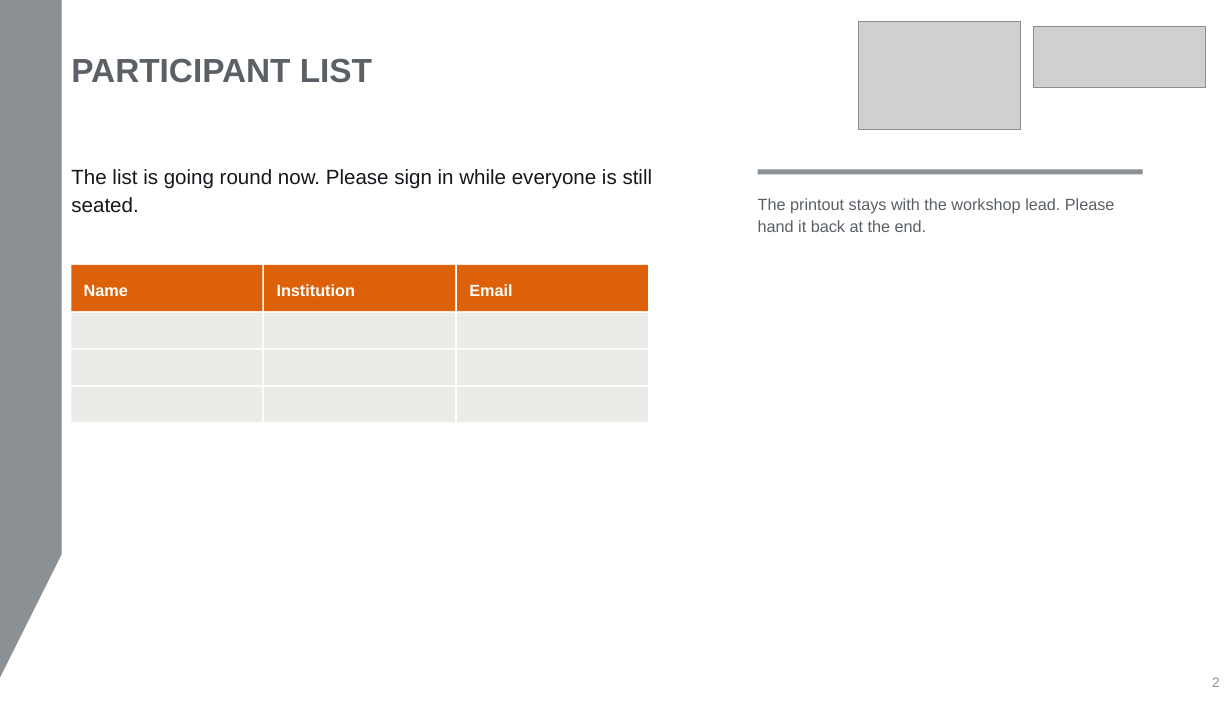
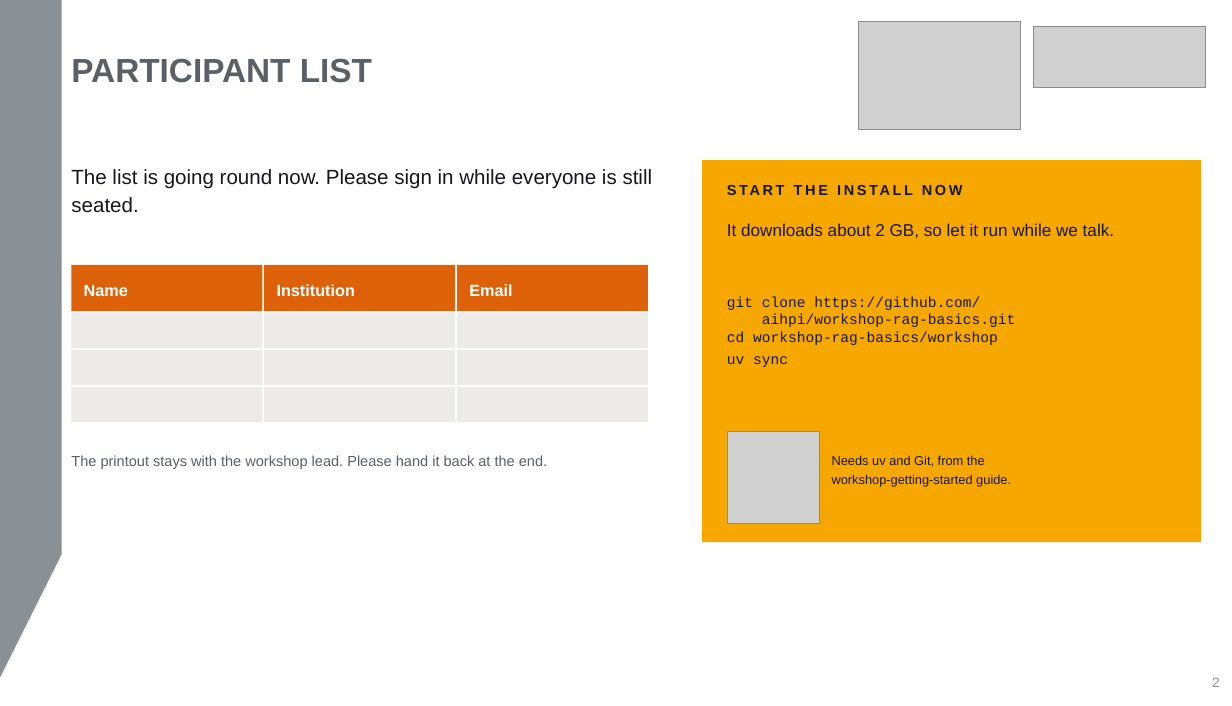
Before and after one commit to aihpi/workshop-rag-basics, a slide deck: slide 2 of workshop/slides/rag-workshop.pptx. Drawn at 1232x706 pixels with LibreOffice and Linux fonts; fonts in the diff are those of the drawing; grey boxes stand for pictures. Boxes give left, top, right and bottom in pixels: in the first picture for what was removed or moved away, otherwise in the second. Text is boxed around its words. In the diff, an @@ line names an element or a change of style, - is before the commit and + after.

Commit message:
workshop: restructure to the content plan
Main path cut to 20 slides around one learner and three results; the
AI Service Centre detail, SENTRA/GrundschutzKI, chunking strategies and
relevance move to an appendix. New slides: destination, a committed
vote after notebook 1, the judged answer ('Which half?'), a transfer
round. One core exercise per notebook, the rest bonus or FAQ;
faithfulness is built into notebook 5. Notebooks ship without outputs.
The install now happens on the day, started on slide 2.

```diff
--- a/workshop/slides/rag-workshop.pptx
+++ b/workshop/slides/rag-workshop.pptx
@@ rectangle added at box(702, 160, 1201, 542), fill #F6A800 @@
@@ text added at box(727, 179, 1183, 209), 17 pt, text #17161C, bold @@
+START THE INSTALL NOW
@@ rectangle removed at box(758, 169, 1143, 174) @@
@@ text added at box(727, 223, 1114, 238), 20 pt, text #17161C @@
+It downloads about 2 GB, so let it run while we talk.
@@ text added at box(727, 296, 1015, 367), 17 pt, text #17161C @@
+git clone https://github.com/
+aihpi/workshop-rag-basics.git
+cd workshop-rag-basics/workshop
+uv sync
@@ picture added at box(727, 431, 819, 524) @@
@@ text "The printout stays with the ...": place and size @@
-text "The printout stays with the ..." at box(758, 198, 1115, 232)
+text "The printout stays with the ..." at box(71, 455, 547, 469)
@@ text "The printout stays with the ..." at box(71, 455, 547, 469): size 19 to 17 pt @@
@@ text added at box(832, 455, 1011, 487), 15 pt, text #17161C @@
+Needs uv and Git, from the
+workshop-getting-started guide.
```
Also in this commit, not shown: 21 other slides changed, 6 slides added, 4 slides removed, 11 other files.
